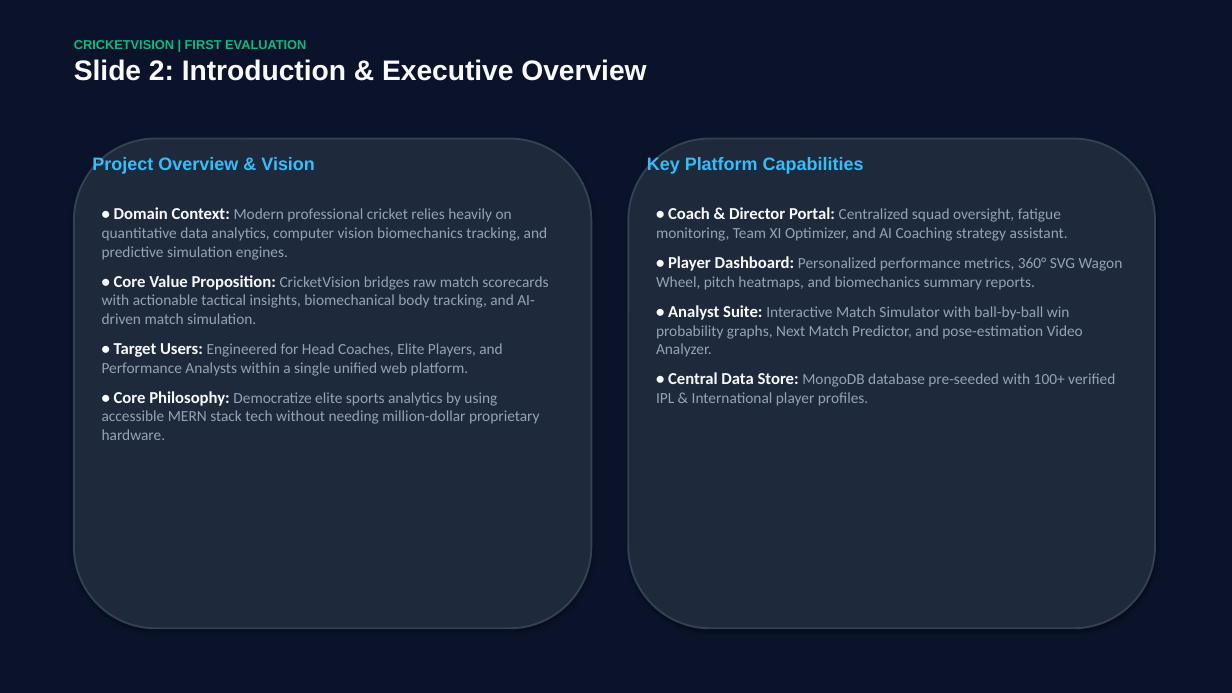
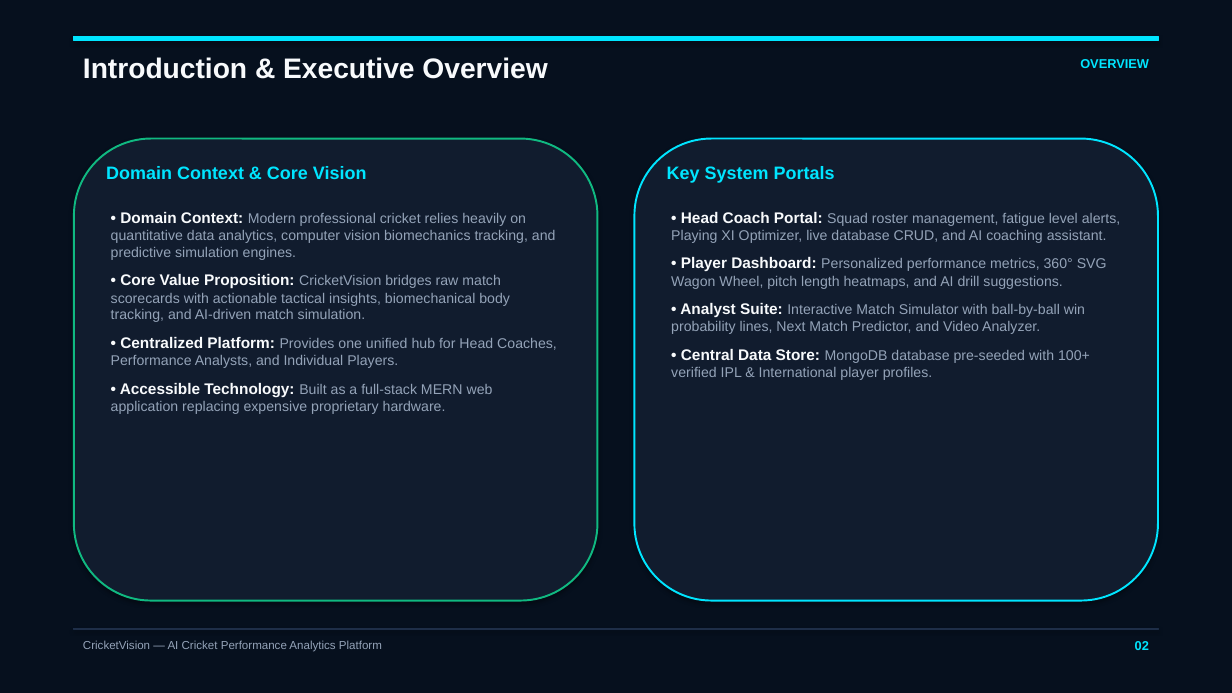
Before and after one commit to Abhijithmohan10/cricketvision, a slide deck: slide 2 of CricketVision_First_Evaluation_Presentation.pptx. Drawn at 1232x693 pixels with LibreOffice and Linux fonts; fonts in the diff are those of the drawing. Boxes give left, top, right and bottom in pixels: in the first picture for what was removed or moved away, otherwise in the second. Text is boxed around its words. In the diff, an @@ line names an element or a change of style, - is before the commit and + after.

```diff
--- a/CricketVision_First_Evaluation_Presentation.pptx
+++ b/CricketVision_First_Evaluation_Presentation.pptx
@@ background #0B132B to #06101E @@
@@ rectangle added at [74,37,1158,41], fill #00E5FF, outline #00E5FF 0.75 pt @@
@@ text at [83,57,547,79]: text changed @@
-CRICKETVISION | FIRST EVALUATION
-Slide 2: Introduction & Executive Overview
+Introduction & Executive Overview
@@ text at [1080,59,1149,68]: text changed; size 14 to 10 pt; text colour #38BDF8 to #00E5FF @@
-Project Overview & Vision
+OVERVIEW
@@ rounded rectangle: place and size @@
-rounded rectangle at [74,139,592,628]
+rounded rectangle at [74,139,598,601]
@@ rounded rectangle at [74,139,598,601]: fill #1E293B to #111C2E; outline #334155 1.5 pt to #10B981 1.5 pt @@
@@ rounded rectangle: place and size @@
-rounded rectangle at [628,139,1155,628]
+rounded rectangle at [635,139,1159,601]
@@ rounded rectangle at [635,139,1159,601]: fill #1E293B to #111C2E; outline #334155 1.5 pt to #00E5FF 1.5 pt @@
@@ text added at [106,166,367,179], 14 pt, text #00E5FF, bold @@
+Domain Context & Core Vision
@@ text at [667,166,835,183]: text changed; text colour #38BDF8 to #00E5FF @@
-Key Platform Capabilities
+Key System Portals
@@ text "• Head Coach Portal: Squad ...": place and size @@
-text "• Head Coach Portal: Squad ..." at [656,207,1123,406]
+text "• Head Coach Portal: Squad ..." at [671,212,1120,380]
@@ text at [111,212,556,322]: size 13 to 12 pt in "• Domain Context:", "• Core Value Proposition:"; size 12 to 11 pt in "Modern professional cricket relies heavily on quantitative ...", "CricketVision bridges raw match scorecards with actionable ..."; font Calibri to Arial in "• Domain Context: Modern professional cricket relies ...", "• Core Value Proposition: CricketVision bridges raw ..." @@
@@ text at [671,212,1120,334]: text changed; size 12 to 11 pt; font Calibri to Arial @@
-• Coach & Director Portal: Centralized squad oversight, fatigue monitoring, Team XI Optimizer, and AI Coaching strategy assistant.
-• Player Dashboard: Personalized performance metrics, 360° SVG Wagon Wheel, pitch heatmaps, and biomechanics summary reports.
-• Analyst Suite: Interactive Match Simulator with ball-by-ball win probability graphs, Next Match Predictor, and pose-estimation Video Analyzer.
+• Head Coach Portal: Squad roster management, fatigue level alerts, Playing XI Optimizer, live database CRUD, and AI coaching assistant.
+• Player Dashboard: Personalized performance metrics, 360° SVG Wagon Wheel, pitch length heatmaps, and AI drill suggestions.
+• Analyst Suite: Interactive Match Simulator with ball-by-ball win probability lines, Next Match Predictor, and Video Analyzer.
@@ text at [111,337,557,414]: text changed; size 12 to 11 pt; font Calibri to Arial @@
-• Target Users: Engineered for Head Coaches, Elite Players, and Performance Analysts within a single unified web platform.
-• Core Philosophy: Democratize elite sports analytics by using accessible MERN stack tech without needing million-dollar proprietary hardware.
+• Centralized Platform: Provides one unified hub for Head Coaches, Performance Analysts, and Individual Players.
+• Accessible Technology: Built as a full-stack MERN web application replacing expensive proprietary hardware.
@@ text at [671,349,1090,380]: size 13 to 12 pt in "• Central Data Store:"; size 12 to 11 pt in "MongoDB database pre-seeded with 100+ verified IPL ..."; font Calibri to Arial in "• Central Data Store: MongoDB database pre-seeded ..." @@
@@ rectangle added at [74,628,1158,629], fill #1E2E48, outline #1E2E48 0.75 pt @@
@@ text added at [83,640,382,652], 9 pt, text #94A3B8 @@
+CricketVision — AI Cricket Performance Analytics Platform
@@ text added at [1135,641,1149,650], 10 pt, text #00E5FF, bold @@
+02
```
Also in this commit, not shown: 3 other slides changed, 24 slides added, 25 slides removed, 29 other files.
